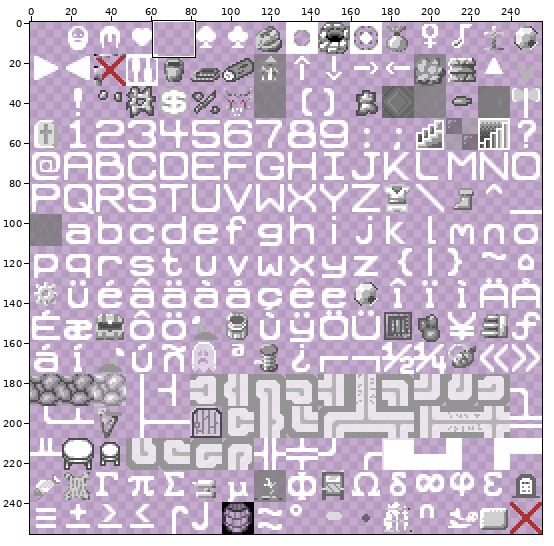
Sprite sheet, stored at neoren-16x16.png. Above, an overview of the earlier version with the close-up marked.
Close-up. Old version:
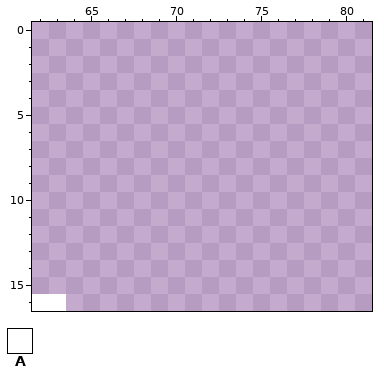
The file is 256x256 pixels. Colours within 5 levels of each other are drawn and written as one. Shown: x 62..81, y 0..16. The commit also changed other parts of the picture, which this record leaves out.
Palette (. is transparent): A #ffffff
Pixels before, first column x 62:
16 AA
Once edited:
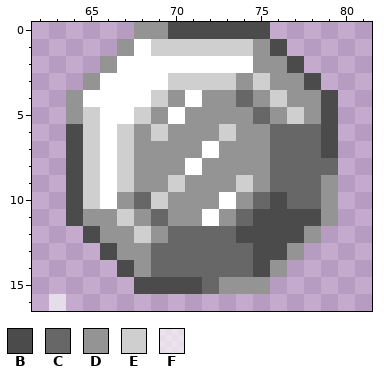
Colours new in this view: B #4b4b4b  C #676767  D #949494  E #cfcfcf  F #ffffffa8
Changes in this commit:
The author put colour A in row 1 at x 68; in row 2 at x 67 to 74; in row 3 at x 66 to 69; in row 4 at x 65 to 68 and 71; in row 5 at x 66 to 67 and 70; in row 6 at x 66.
The author put colour A in row 7 at x 66 and 72; in row 8 at x 66 and 71; in row 9 at x 66; in row 10 at x 66 and 73; in row 11 at x 72.
The author put colour B in row 0 at x 70 to 75; in row 1 at x 76; in row 2 at x 77; in row 3 at x 78; in rows 4 to 5 at x 79; in rows 6 to 7 at x 64 and 79.
The author put colour B in rows 8 to 9 at x 64; in row 10 at x 64 and 76; in row 11 at x 64 and 75 to 78; in row 12 at x 65 and 74 to 77; in row 13 at x 66 and 75 to 76; in row 14 at x 67 and 75.
The author put colour B in row 15 at x 68 to 71.
The author put colour C in row 4 at x 74; in row 5 at x 75; in rows 6 to 7 at x 76 to 78; in row 8 at x 76 to 79; in row 9 at x 76 to 78; in row 10 at x 68, 75 and 77 to 78.
The author put colour C in row 11 at x 69 and 74; in row 12 at x 70 to 73; in rows 13 to 14 at x 69 to 74; in row 15 at x 72.
The author put colour D in row 0 at x 68 to 69; in row 1 at x 67 and 75; in row 2 at x 66 and 75 to 76; in row 3 at x 65, 74 and 76 to 77; in row 4 at x 64, 70, 72 to 73, 75 and 77 to 78; in row 5 at x 64, 69, 71 to 74, 76 and 78.
The author put colour D in row 6 at x 68, 70 to 72 and 74 to 75; in row 7 at x 68 to 71 and 73 to 75; in row 8 at x 68 to 70 and 72 to 75; in row 9 at x 68 to 69, 71 to 73, 75 and 79; in row 10 at x 67, 70 to 72, 74 and 79; in row 11 at x 65 to 66, 68, 70 to 71, 73 and 79.
The author put colour D in row 12 at x 66 to 67, 69 and 78; in row 13 at x 67 to 68 and 77; in row 14 at x 68 and 76; in row 15 at x 73 to 75.
The author put colour E in row 1 at x 69 to 74; in row 3 at x 70 to 73 and 75; in row 4 at x 69 and 76; in row 5 at x 65, 68 and 77; in row 6 at x 65, 67, 69 and 73; in rows 7 to 8 at x 65 and 67.
The author put colour E in row 9 at x 65, 67, 70 and 74; in row 10 at x 65 and 69; in row 11 at x 67; in row 12 at x 68.
Colour A becomes colour F in row 16 at x 63.
Colour A is removed in row 16 at x 62.
Boxes around the changes in both close-ups, in picture pixels (x1, y1, x2, y2):
changed: (32, 22, 338, 311)
